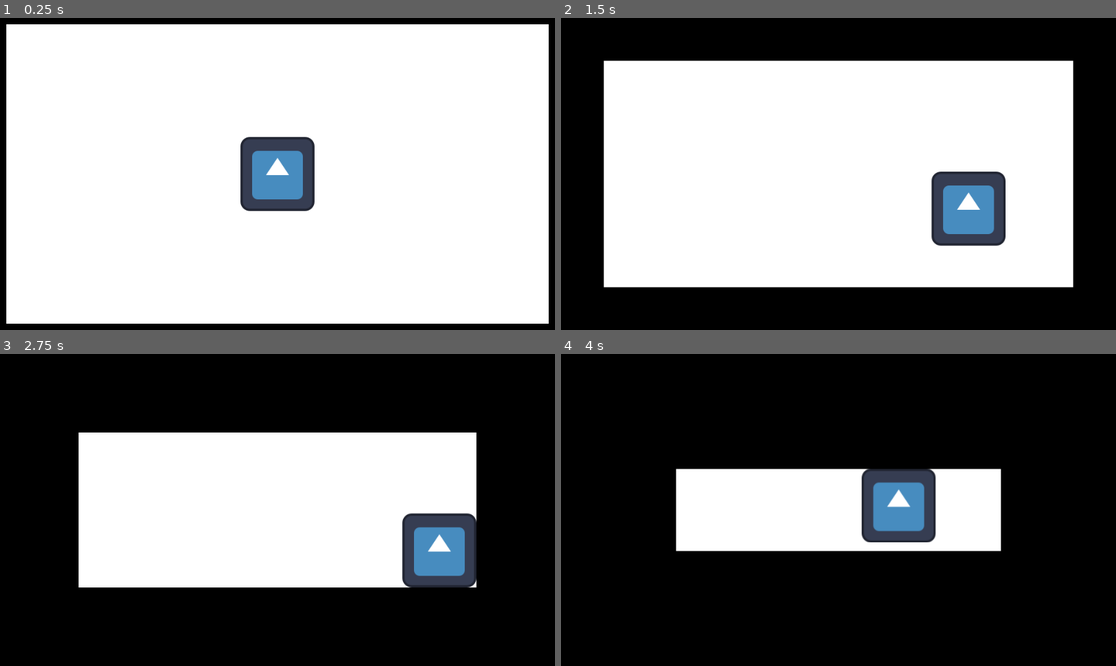
Above: before the commit, frames 1-4 (two rows, left to right).
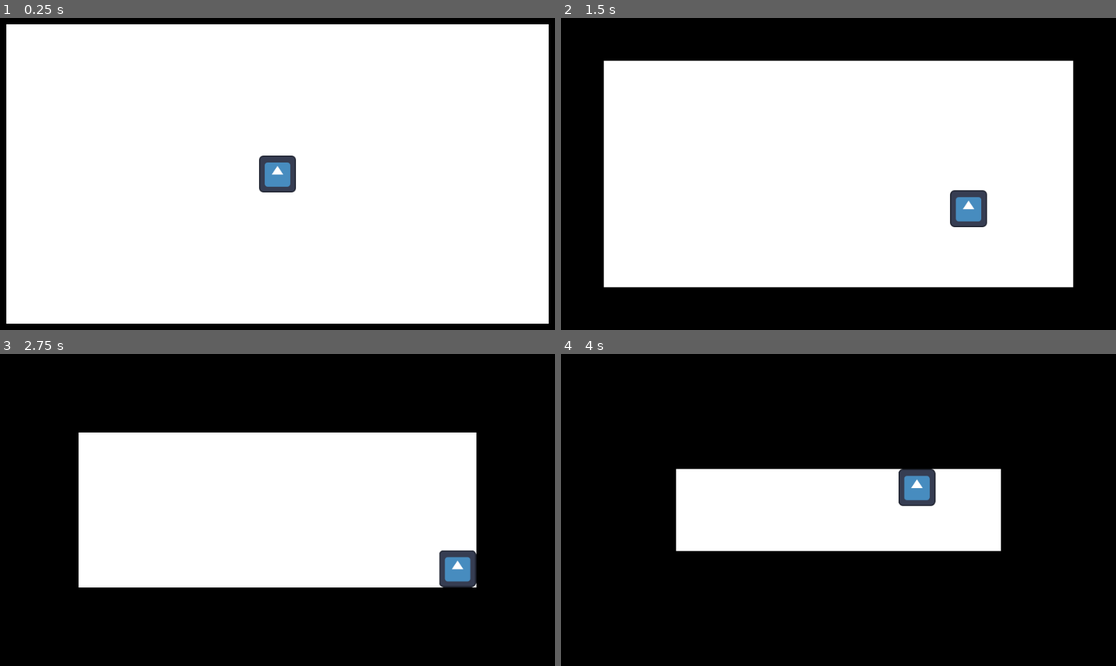
Above: after the commit, the same moments.

Repository: Compsciler/Unsquished
Game: Godot game, scene res://node_2d.tscn
The game is run twice, just before and just after one commit, with the same random seed, the same clock (stepped at 60 frames per second) and the same inputs. The engine's default icon, where the game draws it, is replaced by a stand-in: a white triangle on a blue panel in a dark square.
Inputs:
- Up to frame 1 (0.25 s): no input
- Up to frame 2 (1.5 s): tap Enter at 0.5 s; hold D (right) 0.53-1.28 s; tap J (hit) at 0.6 s; hold S (down) from 1.28 s (still down); tap Space (super) at 1.35 s
- Up to frame 3 (2.75 s): release S (down) at 2.03 s; hold D (right) from 2.03 s (still down); tap J (hit) at 2.1 s
- Up to frame 4 (4 s): release D (right) at 2.78 s; hold W (up) 2.78-3.53 s; tap Space (super) at 2.85 s; hold A (left) from 3.53 s (still down); tap J (hit) at 3.6 s

The runs differ from the first frame. In frame 1, 2.9% of the frame differs, in the area x 43-57%, y 38-62%; in frame 2, 2.9%, in the area x 66-81%, y 49-74%; in frame 3, 2.7%; in frame 4, 2.7%.

Commit message:
Change player size

Diff:
--- a/node_2d.tscn
+++ b/node_2d.tscn
@@ -6,13 +6,13 @@
 [ext_resource type="Script" path="res://Wall.gd" id="3_rptvh"]
 
 [sub_resource type="RectangleShape2D" id="RectangleShape2D_1rw1c"]
-size = Vector2(127, 127)
+size = Vector2(64, 64)
 
 [sub_resource type="RectangleShape2D" id="RectangleShape2D_my7yi"]
 size = Vector2(196, 196)
 
 [sub_resource type="RectangleShape2D" id="RectangleShape2D_33o3g"]
-size = Vector2(96, 96)
+size = Vector2(42, 42)
 
 [sub_resource type="WorldBoundaryShape2D" id="WorldBoundaryShape2D_bjkvj"]
 normal = Vector2(0, 1)
@@ -25,6 +25,18 @@
 [sub_resource type="WorldBoundaryShape2D" id="WorldBoundaryShape2D_ygoia"]
 normal = Vector2(-1, 0)
 
+[sub_resource type="RectangleShape2D" id="RectangleShape2D_uo5ra"]
+size = Vector2(66, 570)
+
+[sub_resource type="RectangleShape2D" id="RectangleShape2D_6u3rn"]
+size = Vector2(973, 64)
+
+[sub_resource type="RectangleShape2D" id="RectangleShape2D_2t1y0"]
+size = Vector2(59, 556)
+
+[sub_resource type="RectangleShape2D" id="RectangleShape2D_wk2uk"]
+size = Vector2(976, 65)
+
 [node name="Node2D" type="Node2D"]
 
 [node name="CharacterBody2D" type="CharacterBody2D" parent="."]
@@ -33,6 +45,7 @@
 script = ExtResource("1_h34pj")
 
 [node name="Icon" type="Sprite2D" parent="CharacterBody2D"]
+scale = Vector2(0.5, 0.5)
 texture = ExtResource("1_fke2k")
 
 [node name="CollisionShape2D" type="CollisionShape2D" parent="CharacterBody2D"]
@@ -111,6 +124,25 @@
 [node name="CollisionShape2D" type="CollisionShape2D" parent="RightWall"]
 shape = SubResource("WorldBoundaryShape2D_ygoia")
 
+[node name="OuterWalls" type="StaticBody2D" parent="."]
+collision_layer = 2
+
+[node name="CollisionShape2D" type="CollisionShape2D" parent="OuterWalls"]
+position = Vector2(-29, 271)
+shape = SubResource("RectangleShape2D_uo5ra")
+
+[node name="CollisionShape2D2" type="CollisionShape2D" parent="OuterWalls"]
+position = Vector2(480, -27)
+shape = SubResource("RectangleShape2D_6u3rn")
+
+[node name="CollisionShape2D3" type="CollisionShape2D" parent="OuterWalls"]
+position = Vector2(985, 270)
+shape = SubResource("RectangleShape2D_2t1y0")
+
+[node name="CollisionShape2D4" type="CollisionShape2D" parent="OuterWalls"]
+position = Vector2(480, 568)
+shape = SubResource("RectangleShape2D_wk2uk")
+
 [connection signal="body_entered" from="CharacterBody2D/PunchArea2D" to="CharacterBody2D" method="_on_punch_area_2d_body_entered"]
 [connection signal="body_exited" from="CharacterBody2D/PunchArea2D" to="CharacterBody2D" method="_on_punch_area_2d_body_exited"]
 [connection signal="body_entered" from="CharacterBody2D/HurtArea2D" to="CharacterBody2D" method="_on_hurt_area_2d_body_entered"]
Not shown: 1 places in node_2d.tscn that only renumber resources
